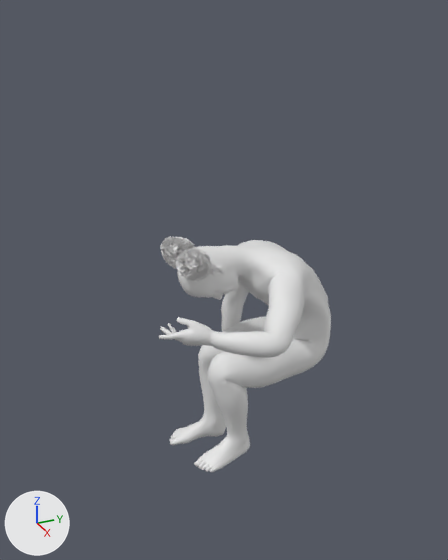
Two versions of the glTF model assets/clown/clown.glb, one commit apart.
Camera for both pictures: a camera (50 mm lens) standing at (86.0, -52.8, 96.7) and looking at (0.9, -14.5, 54.1). The axes (+X, +Y, +Z) are drawn at lower left. The lights are the same throughout. Where no turn or scale is listed for an object, it has been applied to the vertices. Vertices at the same position are counted once.

Names of what the first picture shows: 'body.001', 'hair_fur'.
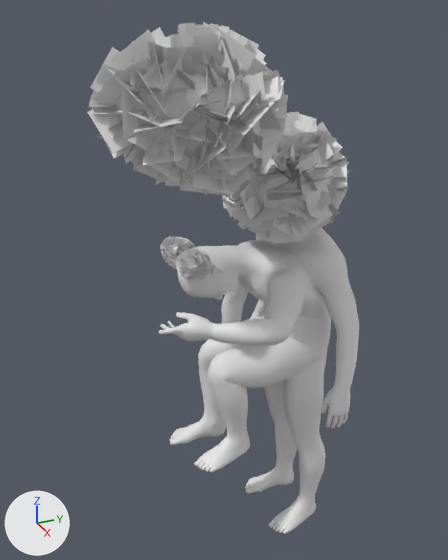
Where the change shows, as pixel boxes [x1, y1, x2, y2] in the pictures (448 x 560 px; the box of a moved part takes in the faces that stretch with it):
'Plane', added
    after: [88, 22, 352, 244]
'body', added
    after: [245, 228, 359, 534]
part 1 of me_realistic_white_male_low_poly_002, moved or reshaped
    before: [159, 249, 328, 358]
    after: [159, 249, 328, 346]

Diff of the bpy script that builds the scene:
```diff
--- a/assets/clown/clown.glb.py
+++ b/assets/clown/clown.glb.py
@@ me_realistic_white_male_low_poly_002 @@
 # used by ob_body_001; location = (0.0, 0.0, 0.0)
-me_realistic_white_male_low_poly_002.from_pydata(...)  # 4944 vertices, 9884 faces; spans x -14.0..18.7, y -29.1..5.0, z 19.2..60.2
+me_realistic_white_male_low_poly_002.from_pydata(...)  # 4944 vertices, 9884 faces; spans x -14.0..18.9, y -29.1..5.0, z 19.2..60.2
+# me_realistic_white_male_low_poly_002 part 1: 1231 of 4944 vertices moved; they spanned x -0.3..18.7, y -29.1..1.5, z 45.4..58.7 and now span x -0.3..18.9, y -29.1..1.5, z 45.4..58.6; mean shift (0.1, 0.0, 0.6); largest move (18.6, -13.6, 49.7) -> (18.9, -13.6, 52.3)
 me_realistic_white_male_low_poly_002.materials.append(mat_body)
@@ me_realistic_white_male_low_poly @@
+me_realistic_white_male_low_poly.from_pydata(...)  # 4944 vertices, 9884 faces; spans x -16.7..16.7, y -6.7..6.6, z 0.0..72.0
+me_realistic_white_male_low_poly.materials.append(mat_body)  # white #e7e7e7
@@ ob_plane @@
+ob_plane = bpy.data.objects.new('Plane', me_plane)
+ob_plane.location = (2.8, 2.4, 70.2)
@@ ob_body @@
+ob_body = bpy.data.objects.new('body', me_realistic_white_male_low_poly)
+ob_body.location = (0.0, 0.0, 0.0)
```
